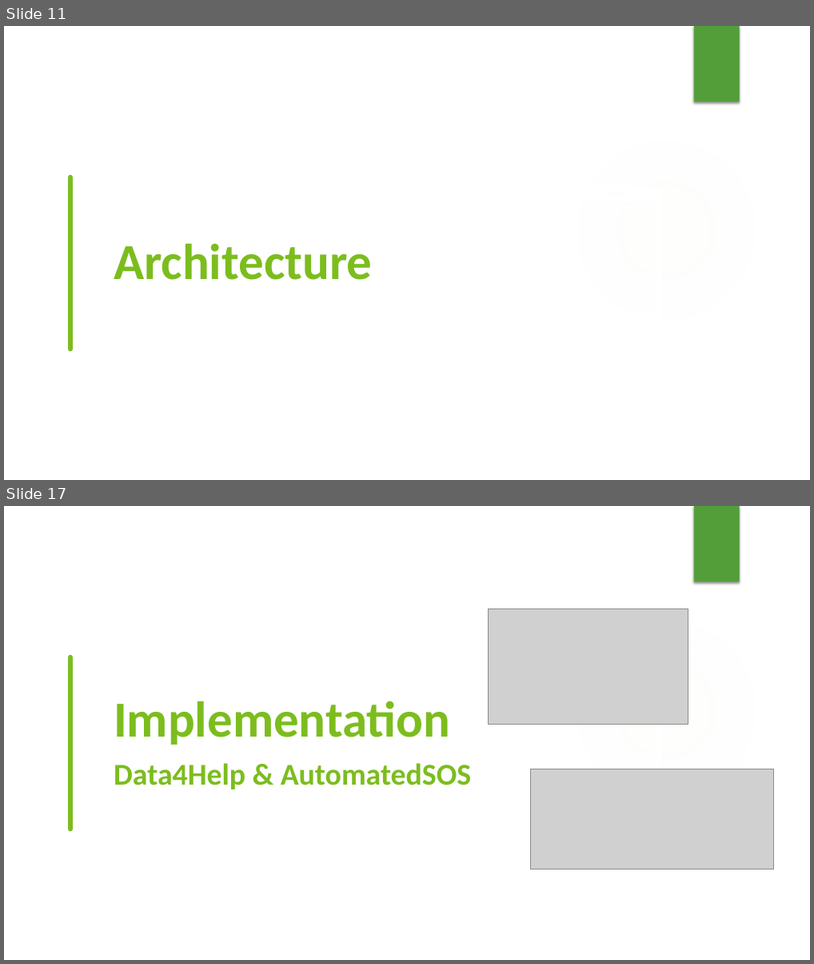
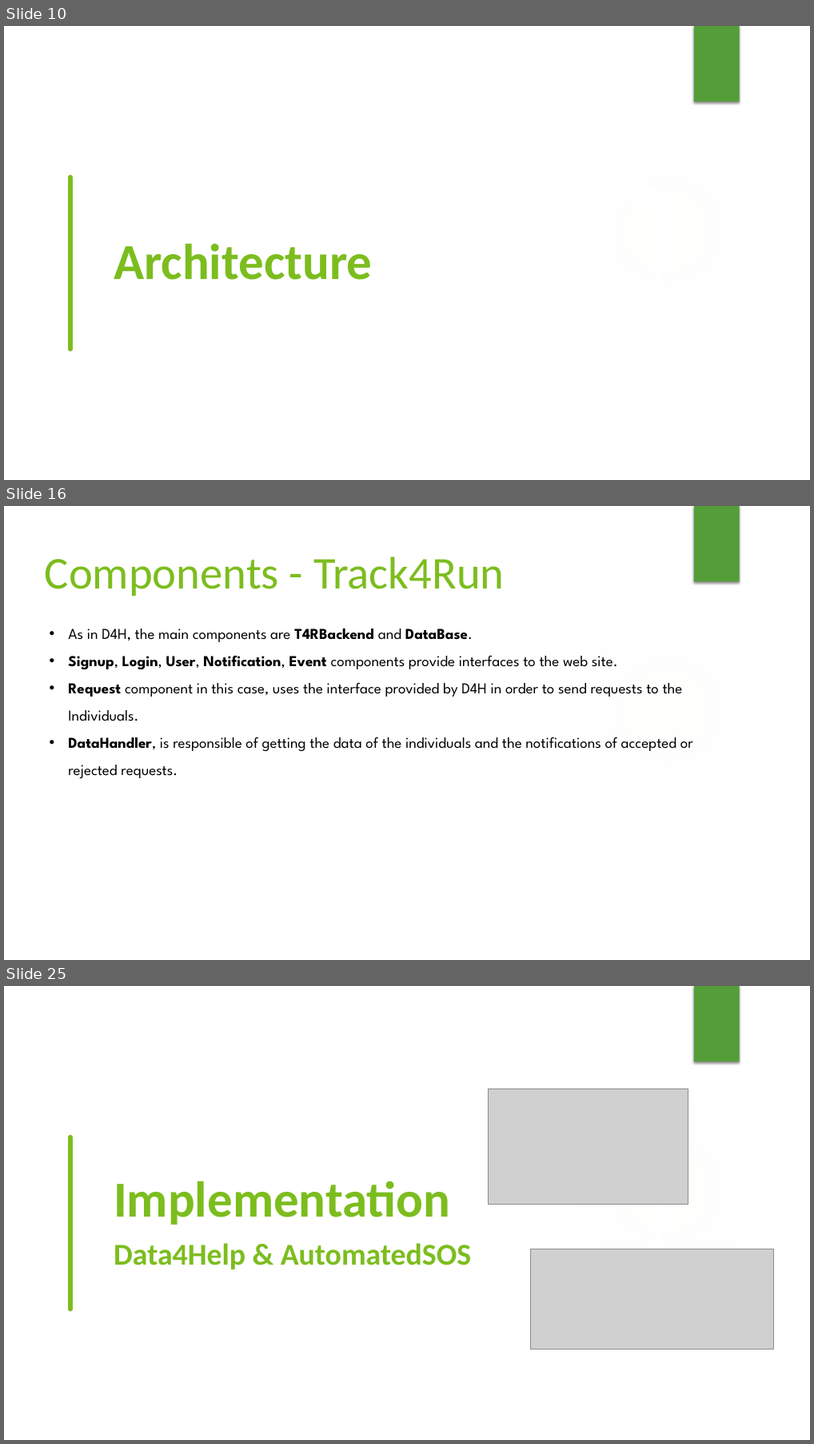
Before and after one commit to lauraschiatti/TrackMe, a slide deck: DeliveryFolder/Project presentation.pptx. Shown one above the other, each under a label of ours: slides 11 and 17 before the commit, slides 10, 16 and 25 after it; the slides between them are not shown. The pictures are 814x964 and 814x1444 pixels, drawn with LibreOffice and Linux fonts; fonts in the diff are those of the drawing; grey boxes stand for pictures; background and template pictures are left out. Boxes give left, top, right and bottom in pixels: in the first picture for what was removed or moved away, otherwise in the second. Text is boxed around its words. In the diff, an @@ line names an element or a change of style, - is before the commit and + after.

```diff
--- a/DeliveryFolder/Project presentation.pptx
+++ b/DeliveryFolder/Project presentation.pptx
@@ slide 16 added at (4, 506, 810, 960), background #FFFFFF; not listed: 2 template elements that a slide beside it also shows @@
@@ text added at (45, 556, 504, 596), 54 pt, text #7CBD1E @@
+Components - Track4Run
@@ text added at (68, 628, 694, 778), 18 pt, text #000000 @@
+• As in D4H, the main components are T4RBackend and DataBase.
+• Signup, Login, User, Notification, Event components provide interfaces to the web site.
+• Request component in this case, uses the interface provided by D4H in order to send requests to the Individuals.
+• DataHandler, is responsible of getting the data of the individuals and the notifications of accepted or rejected requests.
@@ what was slide 11 is now slide 10 @@
@@ what was slide 17 is now slide 25 @@
```
Also in this commit, not shown: 2 slides changed, 14 other slides added, 7 slides removed.
